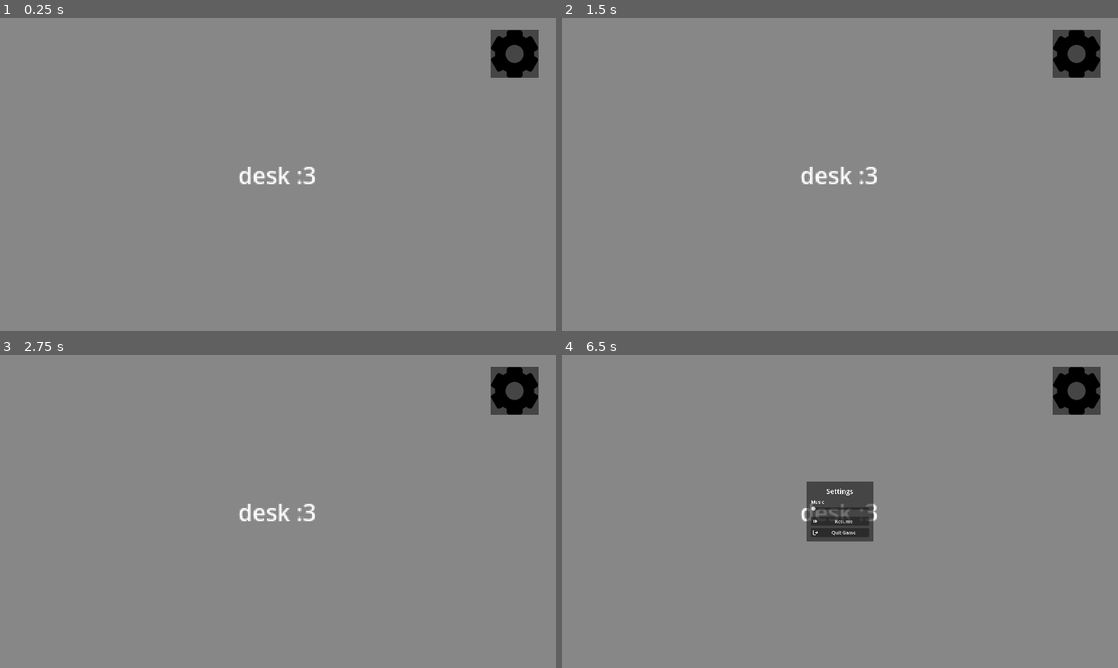
Above: before the commit, frames 1-4 (two rows, left to right).
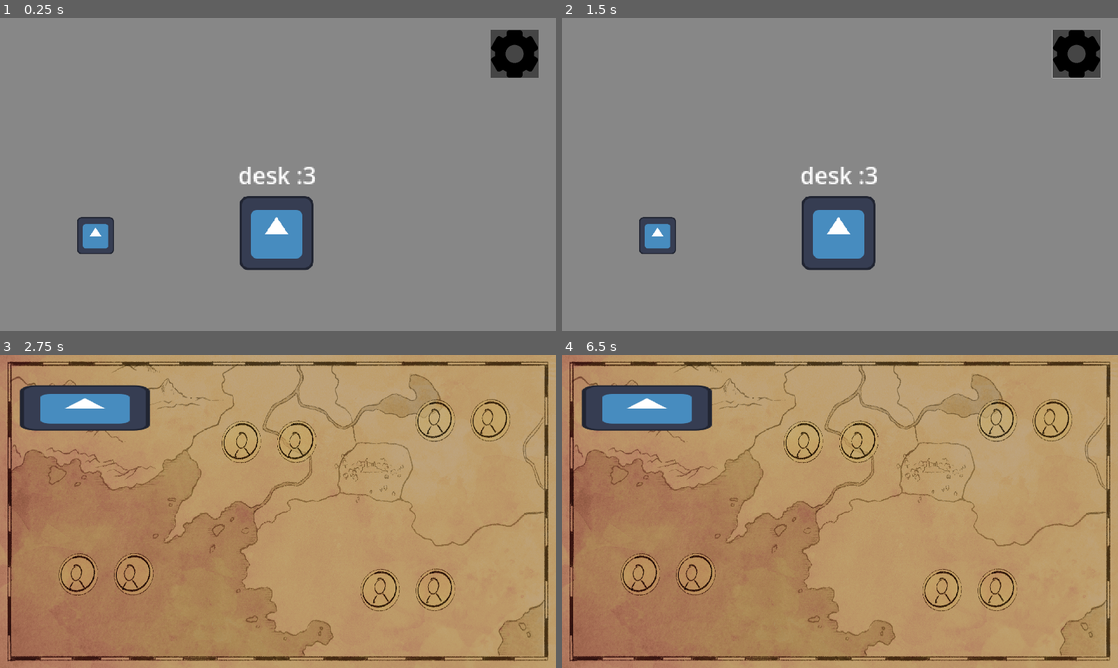
Above: after the commit, the same moments.

Repository: BrownRISDGameDevelopers/suitors-proposal
Game: Godot game, scene res://scenes/Main.tscn
Same seed, same stepped clock (60 frames per second), same inputs: the game is played once before the commit and once after it. This scene is started directly instead of the project's main scene. The engine's default icon, where the game draws it, is replaced by a stand-in: a white triangle on a blue panel in a dark square.
Inputs (mouse positions are in pixels of both pictures, inside the frame that each line leads up to):
- Up to frame 1 (0.25 s): no input
- Up to frame 2 (1.5 s): click (1079, 52) at 0.5 s; click (840, 183) at 1.25 s, where only the run before the commit has a clickable "Resume"
- Up to frame 3 (2.75 s): click (94, 574) at 2.02 s
- Up to frame 4 (6.5 s): tap Enter at 2.75, 4.25, 5.75 s; move the mouse to (962, 495) at 2.77 s; tap Space at 3.5, 5 s; move the mouse to (728, 527) at 3.52 s; move the mouse to (895, 442) at 4.27 s; move the mouse to (812, 574) at 5.02 s; move the mouse to (1006, 558) at 5.77 s; tap Escape (Escape) at 6.4 s

The runs differ from the first frame. In frame 1, 3.9% of the frame differs, in the area x 13-57%, y 56-81%; in frame 2, 3.9%; in frame 3, 100%, in the area x 0-100%, y 0-100%; in frame 4, 100%.
Error after the commit: Invalid call. Nonexistent function 'position' in base 'TextureButton'. (res://scripts/main.gd:26)

Commit message:
added map button and letter button, started working on randomly generating list of letters for specific seasons

Diff:
--- a/scenes/Letter.tscn
+++ b/scenes/Letter.tscn
@@ -1,7 +1,8 @@
-[gd_scene load_steps=3 format=3 uid="uid://dsu6n43cfq06f"]
+[gd_scene load_steps=4 format=3 uid="uid://dsu6n43cfq06f"]
 
 [ext_resource type="Texture2D" uid="uid://c5bcxqb5mmg8g" path="res://assets/letters/bg.png" id="1_2t2cd"]
 [ext_resource type="Theme" uid="uid://bss4mnhq0fcwf" path="res://resources/themes/Letter.tres" id="2_65x1g"]
+[ext_resource type="Script" uid="uid://dgrewkgo17hkt" path="res://scenes/letter.gd" id="3_65x1g"]
 
 [node name="Letter" type="TextureRect"]
 anchors_preset = 8
@@ -18,6 +19,7 @@
 theme = ExtResource("2_65x1g")
 texture = ExtResource("1_2t2cd")
 expand_mode = 1
+script = ExtResource("3_65x1g")
 
 [node name="MarginContainer" type="MarginContainer" parent="."]
 layout_mode = 1
--- a/scenes/Main.tscn
+++ b/scenes/Main.tscn
@@ -1,8 +1,9 @@
-[gd_scene load_steps=4 format=3 uid="uid://byy6ufy2a5hsj"]
+[gd_scene load_steps=5 format=3 uid="uid://byy6ufy2a5hsj"]
 
 [ext_resource type="Script" uid="uid://b2acxx3ucocca" path="res://scripts/main.gd" id="1_rvslj"]
 [ext_resource type="Texture2D" uid="uid://bdna0r2esnehs" path="res://assets/placeholder_background.png" id="2_rvslj"]
 [ext_resource type="Texture2D" uid="uid://c638kdkfrsghx" path="res://assets/placeholder_settingsIcon.png" id="4_rarhs"]
+[ext_resource type="Texture2D" uid="uid://ew88eisutl66" path="res://assets/icon.svg" id="4_vcsgt"]
 
 [node name="Main" type="Node2D"]
 script = ExtResource("1_rvslj")
@@ -31,4 +32,26 @@
 scale = Vector2(0.319243, 0.319243)
 icon = ExtResource("4_rarhs")
 
+[node name="MapButton" type="TextureButton" parent="."]
+unique_name_in_owner = true
+offset_left = -694.0
+offset_top = 147.0
+offset_right = -566.0
+offset_bottom = 275.0
+texture_normal = ExtResource("4_vcsgt")
+
+[node name="LettersButton" type="TextureButton" parent="."]
+offset_left = -133.0
+offset_top = 74.0
+offset_right = -5.0
+offset_bottom = 202.0
+scale = Vector2(2, 2)
+texture_normal = ExtResource("4_vcsgt")
+
+[node name="UI" type="CanvasLayer" parent="."]
+
 [connection signal="pressed" from="SettingsButton" to="." method="_on_settings_button_pressed"]
+[connection signal="mouse_entered" from="MapButton" to="." method="_on_map_button_mouse_entered"]
+[connection signal="mouse_exited" from="MapButton" to="." method="_on_map_button_mouse_exited"]
+[connection signal="pressed" from="MapButton" to="." method="_on_map_button_pressed"]
+[connection signal="pressed" from="LettersButton" to="." method="_on_letters_button_pressed"]
--- /dev/null
+++ b/scenes/letter.gd
@@ -0,0 +1,17 @@
+extends TextureRect
+
+@onready var panel = $Panel
+@onready var tween = $Tween
+
+func _ready():
+	# Start with the panel below the screen
+	var start_pos = Vector2((get_viewport().size.x - panel.size.x) / 2, get_viewport().size.y + 50)
+	var target_pos = Vector2((get_viewport().size.x - panel.size.x) / 2, (get_viewport().size.y - panel.size.y) / 2)
+
+	panel.position = start_pos
+
+	# Animate to center
+	tween.tween_property(panel, "position", target_pos, 0.5).set_trans(Tween.TRANS_SINE).set_ease(Tween.EASE_OUT)
+
+func _on_Button_pressed():
+	queue_free()
--- a/scripts/main.gd
+++ b/scripts/main.gd
@@ -5,24 +5,55 @@
 
 # Called when the node enters the scene tree for the first time.
 func _ready() -> void:
-	# var main_menu = MAIN_MENU.new()
-	# add_child(main_menu)
 	pass # Replace with function body.
 
-func testEsc():
-	if Input.is_action_just_pressed("Escape") and get_tree().paused == false:
-		pauseGame()
-	elif Input.is_action_just_pressed("Escape") and get_tree().paused == true:
-		pass
+#                       ====== BUTTON FUNCTIONS / SCENE SWITCHING ======
+
+func _on_map_button_pressed() -> void:
+	get_tree().change_scene_to_file("res://scenes/Map.tscn")
+
+func _on_letters_button_pressed() -> void:
+	var letter_scene = preload("res://scenes/Letter.tscn").instantiate()
+	var ui: CanvasLayer = $UI
+	ui.add_child(letter_scene)
+
+#                       ====== ANIMATIONS ======
+
+var tween
+# Hover function for all items on desk.
+func _hover_on(sprite) -> void:
+	tween = create_tween()
+	var button_location = sprite.position()
+	# tween.set_ease(Tween.EASE_IN_OUT).set_trans(Tween.TRANS_CUBIC)
+	tween.tween_property(sprite, "position", button_location + Vector2(0, 50),  1)
+
+func _hover_off() -> void:
+	if tween and tween.is_running():
+		tween.kill()
+
+func _on_map_button_mouse_entered() -> void:
+	var map_button = %MapButton
+	_hover_on(map_button) # Replace with function body.
+
+func _on_map_button_mouse_exited() -> void:
+	_hover_off()
+
+
 
 # Called every frame. 'delta' is the elapsed time since the previous frame.
-func _process(delta: float) -> void:
-	testEsc()
+#func _process(delta: float) -> void:
+	#testEsc()
+#
+#func pauseGame() -> void:
+	#var settingsScreen = SETTINGS.instantiate()
+	#add_child(settingsScreen)
 
-func pauseGame() -> void:
-	var settingsScreen = SETTINGS.instantiate()
-	add_child(settingsScreen)
+#func testEsc():
+	#if Input.is_action_just_pressed("Escape") and get_tree().paused == false:
+		#pauseGame()
+	#elif Input.is_action_just_pressed("Escape") and get_tree().paused == true:
+		#pass
 
-func _on_settings_button_pressed() -> void:
-	print("pres'd")
-	pauseGame()
+#func _on_settings_button_pressed() -> void:
+	#print("pres'd")
+	#pauseGame()
--- a/scripts/settings.gd
+++ b/scripts/settings.gd
@@ -1,24 +1,24 @@
-extends Control
-
-#@onready var blur_animation: AnimationPlayer = $BlurAnimation
-
-func _ready():
-	get_tree().paused = true
-	#blur_animation.play()
-
-func resume():
-	print("time to del")
-	get_tree().paused = false
-	queue_free()
-	#blur_animation.play_backwards()
-	#blur_animation.animation_finished.connect(func():
-		#queue_free())
-
-
-func _on_resume_pressed() -> void:
-	resume()
-
-func _on_quit_game_pressed() -> void:
-	# are you sure you want to quit?
-	# return to main menu
-	pass
+#extends Control
+#
+##@onready var blur_animation: AnimationPlayer = $BlurAnimation
+#
+#func _ready():
+	#get_tree().paused = true
+	##blur_animation.play()
+	#
+#func resume():
+	#print("time to del")
+	#get_tree().paused = false
+	#queue_free()
+	##blur_animation.play_backwards()
+	##blur_animation.animation_finished.connect(func():
+		##queue_free())
+#
+#
+#func _on_resume_pressed() -> void:
+	#resume()
+#
+#func _on_quit_game_pressed() -> void:
+	## are you sure you want to quit?
+	## return to main menu
+	#pass
Not shown, added: scenes/letter.gd.uid
